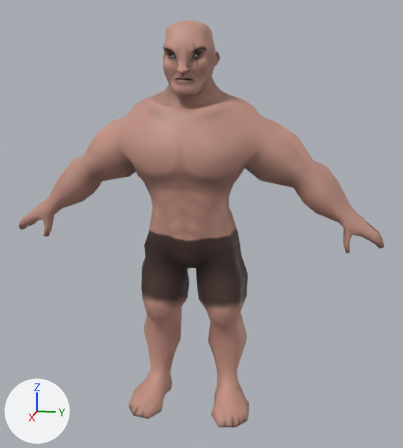
What one commit did to the FBX model KazgarsRevenge/KazgarsRevenge/KazgarsRevengeContent/Models/Player/k_fire_arrow.fbx.
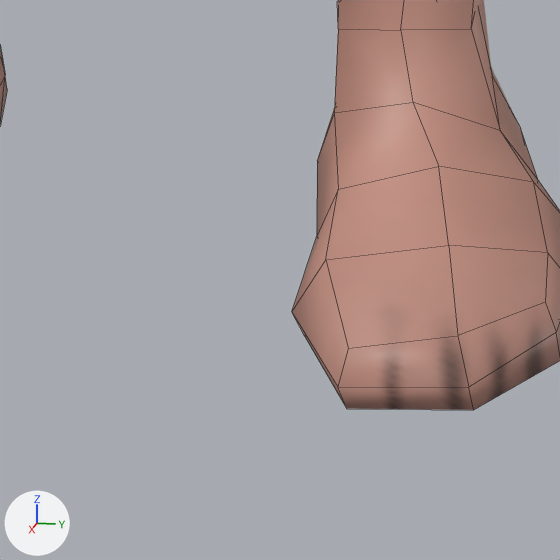
The first picture shows the older version from a 50 mm camera at (0.0566, 0.0124, 0.0353) aimed at (-0.0007, 0.0009, 0.021). The close-ups show both versions on the part from 43% to 61% of the width and 83% to 100% of the height of that picture; other places that the commit changed are outside them. The axes (+X, +Y, +Z) are drawn at lower left. The lights are the same throughout. The close-ups show mesh edges as thin lines. Where no turn or scale is listed for an object, it has been applied to the vertices.

In view in the first close-up: 'kazgar_skin'.
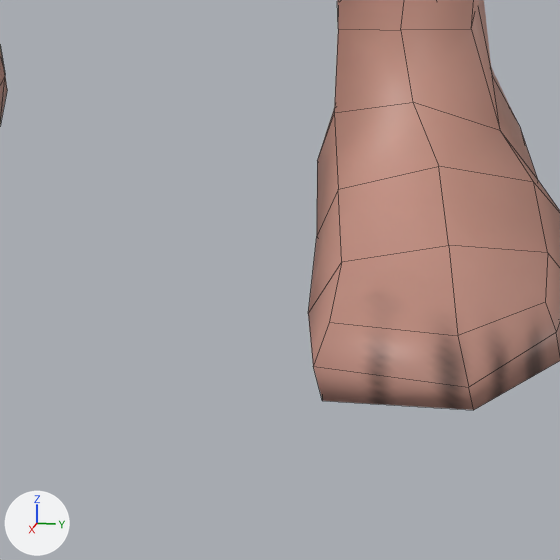
Location of each change, [x1, y1, x2, y2] in pixels of the close-ups (560 x 560 px; the box of a moved part takes in the faces that stretch with it):
```json
{"part": 1, "of": "me_kazgar_skin", "change": "moved or reshaped", "before": [292, 167, 474, 410], "after": [308, 167, 474, 410]}
```

The change, as JSON lines over the scene's bpy script:
```json
{"block": "me_kazgar_skin", "where": "# used by ob_kazgar_skin; location = (0.0, 0.0, 0.03786)"}
{"block": "me_kazgar_skin", "where": "# verts and faces of me_kazgar_skin; kept vertices keep their numbers, new ones are numbered from 1350"}
{"block": "me_kazgar_skin", "where": "# before: 208 (0.0029, 0.0032, -0.0364) at pixel (325, 259), 210 (0.003, 0.0029, -0.0377) at pixel (304, 336), 212 (0.0046, 0.0039, -0.0367) at pixel (348, 348), 214 (0.0048, 0.0039, -0.0376) at pixel (346, 408), 583 (0.003, 0.0027, -0.0372) at pixel (291, 311)"}
{"block": "me_kazgar_skin", "where": "# before: 585 (0.0048, 0.0037, -0.0372) at pixel (337, 386)"}
{"op": "remove", "block": "me_kazgar_skin", "code": "me_kazgar_skin.from_pydata(...)  # 1350 vertices, 1340 faces; spans x -0.0057..0.0048, y -0.0198..0.0198, z -0.0377..0.0037"}
{"op": "add", "block": "me_kazgar_skin", "code": "me_kazgar_skin.from_pydata(...)  # 1350 vertices, 1336 faces; spans x -0.0057..0.0047, y -0.0198..0.0198, z -0.0377..0.0037"}
{"block": "me_kazgar_skin", "change": "me_kazgar_skin part 1"}
{"op": "add", "block": "me_kazgar_skin", "code": "for i in [208, 210, 583]: verts[i] += (0.0, 0.0003, 0.0)"}
{"op": "add", "block": "me_kazgar_skin", "code": "verts[212] = (0.0041, 0.0035, -0.0367)  # moved, pixel (329, 322)"}
{"op": "add", "block": "me_kazgar_skin", "code": "verts[214] = (0.0046, 0.0035, -0.0376)  # moved, pixel (322, 400)"}
{"op": "add", "block": "me_kazgar_skin", "code": "verts[585] = (0.0047, 0.0034, -0.037)  # moved, pixel (313, 366)"}
{"op": "remove", "block": "me_kazgar_skin", "code": "me_kazgar_skin.materials.append(mat_material_002__skin)  # picture img_skin_png"}
```
